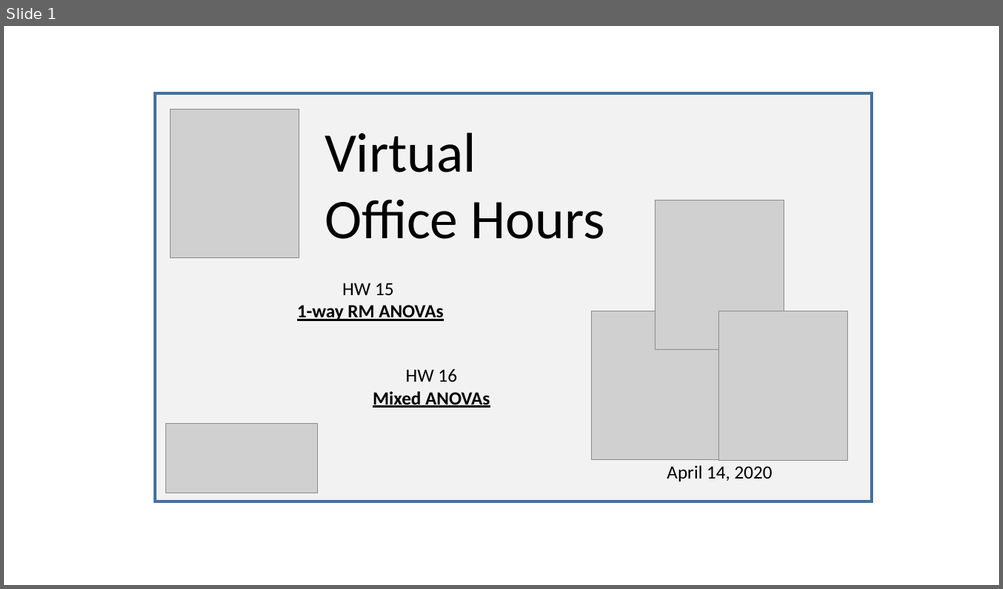
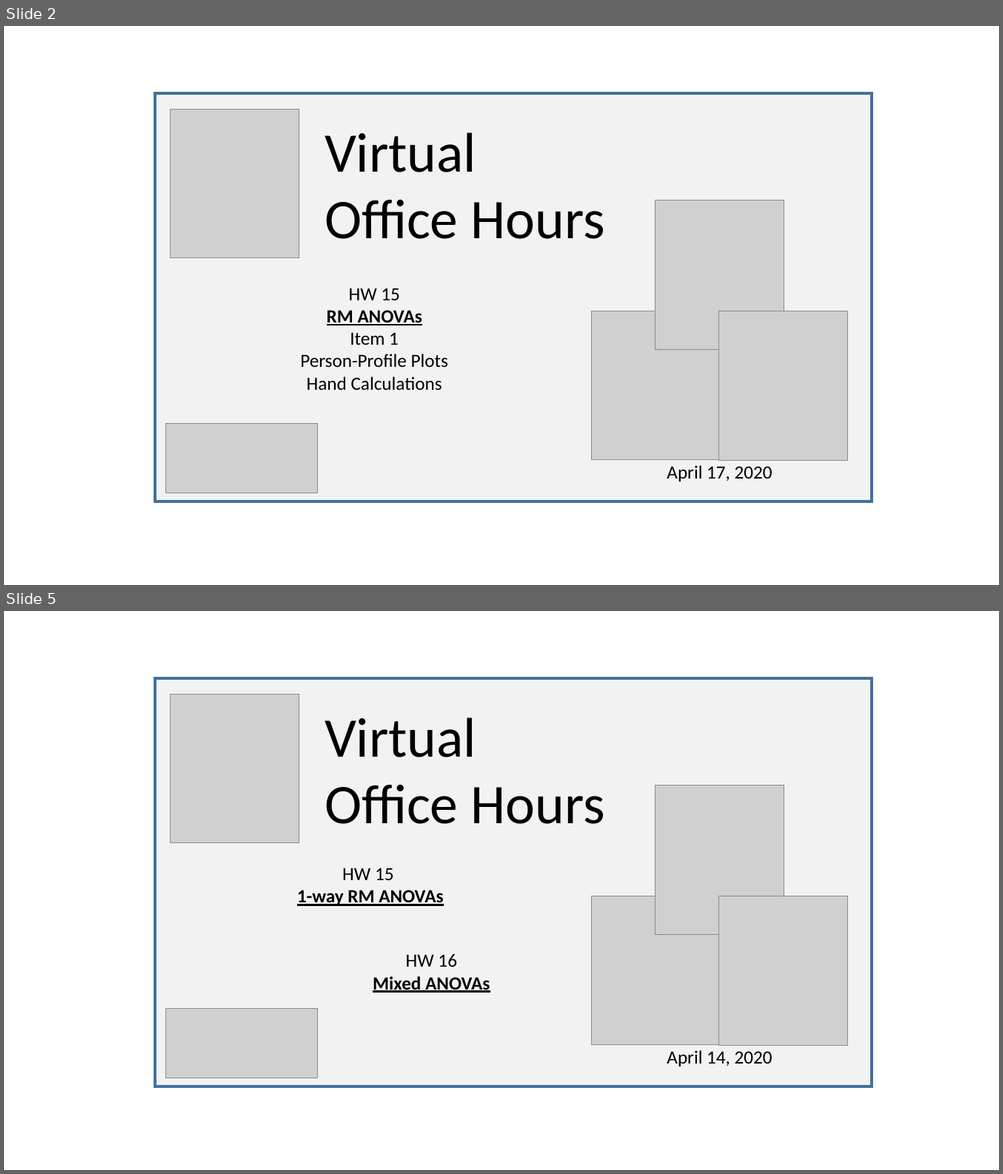
Before and after one commit to SarBearSchwartz/SarBearSchwartz.github.io, a slide deck: static/img/youtube_thumbnails/video_thumbnail_building.pptx. Shown one above the other, each under a label of ours: slide 1 before the commit, slides 2 and 5 after it; the slides between them are not shown. The pictures are 1003x589 and 1003x1174 pixels, drawn with LibreOffice and Linux fonts; fonts in the diff are those of the drawing; grey boxes stand for pictures. Boxes give left, top, right and bottom in pixels: in the first picture for what was removed or moved away, otherwise in the second. Text is boxed around its words. In the diff, an @@ line names an element or a change of style, - is before the commit and + after.

```diff
--- a/static/img/youtube_thumbnails/video_thumbnail_building.pptx
+++ b/static/img/youtube_thumbnails/video_thumbnail_building.pptx
@@ slide 2 added at [4, 26, 999, 585], background #FFFFFF @@
@@ rectangle added at [156, 93, 872, 502], fill #F2F2F2, outline #43739E 3 pt @@
@@ picture added at [170, 110, 299, 259] @@
@@ text added at [324, 133, 605, 239], 54 pt, text #000000 @@
+Virtual
+Office Hours
@@ picture added at [655, 201, 785, 350] @@
@@ text added at [300, 288, 448, 391], 18 pt, text #000000 @@
+HW 15
+RM ANOVAs
+Item 1
+Person-Profile Plots
+Hand Calculations
@@ picture added at [591, 311, 720, 460] @@
@@ picture added at [719, 312, 848, 461] @@
@@ picture added at [166, 423, 317, 493] @@
@@ text added at [666, 466, 772, 482], 18 pt, text #000000 @@
+April 17, 2020
@@ what was slide 1 is now slide 5 @@
```
Also in this commit, not shown: 3 other slides added, 4 other files.
